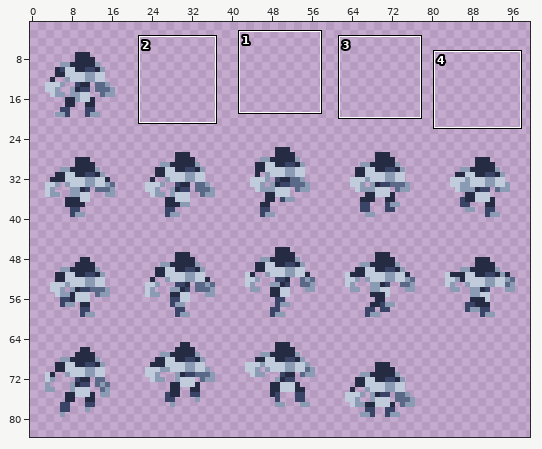
Sprite sheet, stored at Assets/Sprites/Robot_Body.png. Above: a wide view before the commit, with the close-up outlined.
Close-up. Old version:
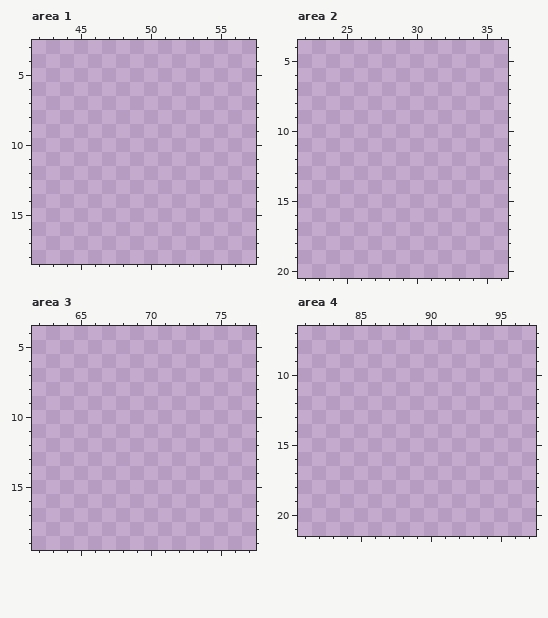
The file is 100x100 pixels. Shown: area 1: x 42..57, y 3..18; area 2: x 22..36, y 4..20; area 3: x 62..77, y 4..19; area 4: x 81..97, y 7..21. The wide view leaves out empty margins. The commit also changed other parts of the picture, which this record leaves out.
Palette (. is transparent): 
After the commit:
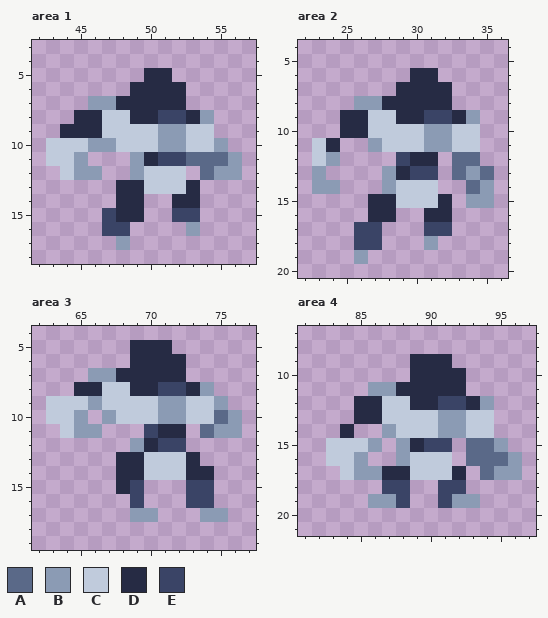
Colours new in this view: A #5a6988  B #8b9bb4  C #c0cbdc  D #262b44  E #3a4466
Diff:
{"where": "area 1"}
{"y":5,"x":50,"old":"..","new":"DD"}
{"y":6,"x":49,"old":"....","new":"DDDD"}
{"y":7,"x":46,"old":".......","new":"BBDDDDD"}
{"y":8,"x":45,"old":"..........","new":"DDCCDDEEDB"}
{"y":9,"x":44,"old":"...........","new":"DDDCCCCBBCC"}
{"y":10,"x":43,"old":".............","new":"CCCBBCCCBBCCB"}
{"y":11,"x":43,"old":"...","new":"CCB"}
{"y":11,"x":49,"old":"........","new":"BDEEAAAB"}
{"y":12,"x":44,"old":"...","new":"CBB"}
{"y":12,"x":49,"old":"....","new":"BCCC"}
{"y":12,"x":54,"old":"...","new":"ABB"}
{"y":13,"x":48,"old":"......","new":"DDCCCD"}
{"y":14,"x":48,"old":"..","new":"DD"}
{"y":14,"x":52,"old":"..","new":"DD"}
{"y":15,"x":47,"old":"...","new":"EDD"}
{"y":15,"x":52,"old":"..","new":"EE"}
{"y":16,"x":47,"old":"..","new":"EE"}
{"y":16,"x":53,"old":".","new":"B"}
{"y":17,"x":48,"old":".","new":"B"}
{"where": "area 2"}
{"y":6,"x":30,"old":"..","new":"DD"}
{"y":7,"x":29,"old":"....","new":"DDDD"}
{"y":8,"x":26,"old":".......","new":"BBDDDDD"}
{"y":9,"x":25,"old":"..........","new":"DDCCDDEEDB"}
{"y":10,"x":25,"old":"..........","new":"DDCCCCBBCC"}
{"y":11,"x":23,"old":"..","new":"CD"}
{"y":11,"x":27,"old":"........","new":"BCCCBBCC"}
{"y":12,"x":23,"old":"..","new":"CB"}
{"y":12,"x":29,"old":"...","new":"EDD"}
{"y":12,"x":33,"old":"..","new":"AA"}
{"y":13,"x":23,"old":".","new":"B"}
{"y":13,"x":28,"old":"....","new":"BDEE"}
{"y":13,"x":33,"old":"...","new":"ABA"}
{"y":14,"x":23,"old":"..","new":"BB"}
{"y":14,"x":28,"old":"....","new":"BCCC"}
{"y":14,"x":34,"old":"..","new":"AB"}
{"y":15,"x":27,"old":"......","new":"DDCCCD"}
{"y":15,"x":34,"old":"..","new":"BB"}
{"y":16,"x":27,"old":"..","new":"DD"}
{"y":16,"x":31,"old":"..","new":"DD"}
{"y":17,"x":26,"old":"..","new":"EE"}
{"y":17,"x":31,"old":"..","new":"EE"}
{"y":18,"x":26,"old":"..","new":"EE"}
{"y":18,"x":31,"old":".","new":"B"}
{"y":19,"x":26,"old":".","new":"B"}
{"where": "area 3"}
{"y":5,"x":69,"old":"...","new":"DDD"}
{"y":6,"x":69,"old":"....","new":"DDDD"}
{"y":7,"x":66,"old":".......","new":"BBDDDDD"}
{"y":8,"x":65,"old":"..........","new":"DDCCDDEEDB"}
{"y":9,"x":63,"old":".............","new":"CCCBCCCCBBCCB"}
{"y":10,"x":63,"old":"...","new":"CCB"}
{"y":10,"x":67,"old":"..........","new":"BCCCBBCCAB"}
{"y":11,"x":64,"old":"...","new":"CBB"}
{"y":11,"x":70,"old":"...","new":"EDD"}
{"y":11,"x":74,"old":"...","new":"ABB"}
{"y":12,"x":69,"old":"....","new":"BDEE"}
{"y":13,"x":68,"old":"......","new":"DDCCCD"}
{"y":14,"x":68,"old":".......","new":"DDCCCDD"}
{"y":15,"x":68,"old":"..","new":"DE"}
{"y":15,"x":73,"old":"..","new":"EE"}
{"y":16,"x":69,"old":".","new":"E"}
{"y":16,"x":73,"old":"..","new":"EE"}
{"y":17,"x":69,"old":"..","new":"BB"}
{"y":17,"x":74,"old":"..","new":"BB"}
{"where": "area 4"}
{"y":9,"x":89,"old":"...","new":"DDD"}
{"y":10,"x":89,"old":"....","new":"DDDD"}
{"y":11,"x":86,"old":".......","new":"BBDDDDD"}
{"y":12,"x":85,"old":"..........","new":"DDCCDDEEDB"}
{"y":13,"x":85,"old":"..........","new":"DDCCCCBBCC"}
{"y":14,"x":84,"old":".","new":"D"}
{"y":14,"x":87,"old":"........","new":"BCCCBBCC"}
{"y":15,"x":83,"old":"....","new":"CCCB"}
{"y":15,"x":88,"old":"....","new":"BDEE"}
{"y":15,"x":93,"old":"...","new":"AAB"}
{"y":16,"x":83,"old":"...","new":"CCB"}
{"y":16,"x":88,"old":"....","new":"BCCC"}
{"y":16,"x":93,"old":"....","new":"AAAB"}
{"y":17,"x":84,"old":".........","new":"CBBDDCCCD"}
{"y":17,"x":94,"old":"...","new":"ABB"}
{"y":18,"x":87,"old":"..","new":"EE"}
{"y":18,"x":91,"old":"..","new":"EE"}
{"y":19,"x":86,"old":"...","new":"BBE"}
{"y":19,"x":91,"old":"...","new":"EBB"}
{"label":"added","picture_box":[46,68,242,250]}
{"label":"added","picture_box":[312,68,494,264]}
{"label":"added","picture_box":[46,340,242,522]}
{"label":"added","picture_box":[326,354,522,508]}
